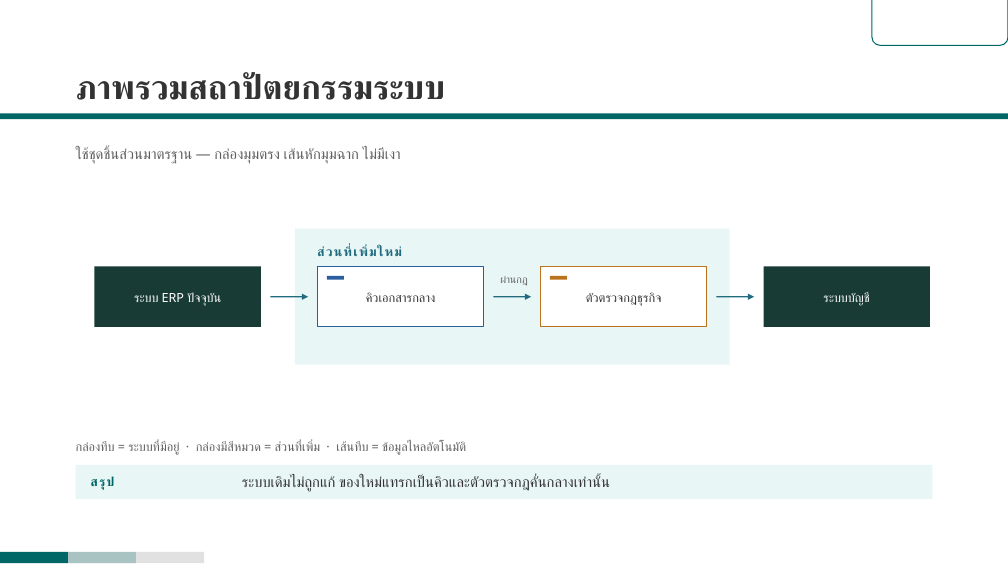
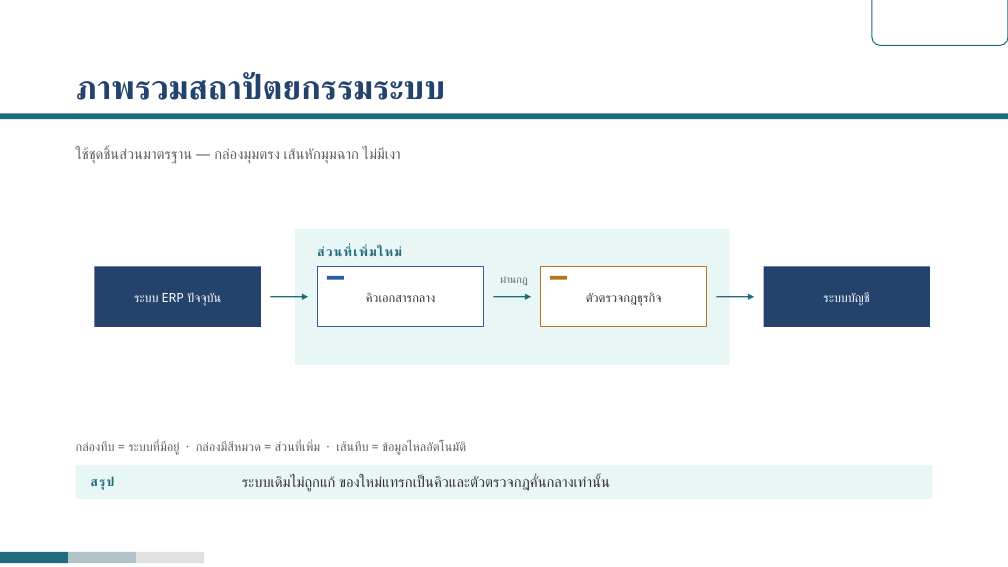
Before and after one commit to rofthanakrit-maker/nct-design-system, a slide deck: slide 11 of NCT-Slide-Template-Corp-Demo.pptx. Drawn at 1008x567 pixels with LibreOffice and Linux fonts; fonts in the diff are those of the drawing; background and template pictures are left out. Boxes give left, top, right and bottom in pixels: in the first picture for what was removed or moved away, otherwise in the second. Text is boxed around its words. In the diff, an @@ line names an element or a change of style, - is before the commit and + after.

```diff
--- a/NCT-Slide-Template-Corp-Demo.pptx
+++ b/NCT-Slide-Template-Corp-Demo.pptx
@@ round same rect at (872, 0, 1008, 45): outline #006666 1 pt to #216B7F 1 pt @@
@@ title "ภาพรวมสถาปัตยกรรมระบบ" at (76, 73, 445, 100): text colour #333333 to #23436D @@
@@ rectangle at (0, 113, 1008, 119): fill #006666 to #216B7F @@
@@ rectangle "ระบบ ERP ปัจจุบัน" at (95, 266, 261, 327): fill #193B36 to #23436D @@
@@ rectangle "ระบบบัญชี" at (764, 266, 930, 327): fill #193B36 to #23436D @@
@@ text "สรุป" at (91, 477, 115, 490): text colour #006666 to #216B7F @@
@@ rectangle at (0, 552, 68, 563): fill #006666 to #216B7F @@
@@ rectangle at (68, 552, 136, 563): fill #A9C2C2 to #B1C4C9 @@
```
Also in this commit, not shown: 19 other slides changed, 40 other files.
